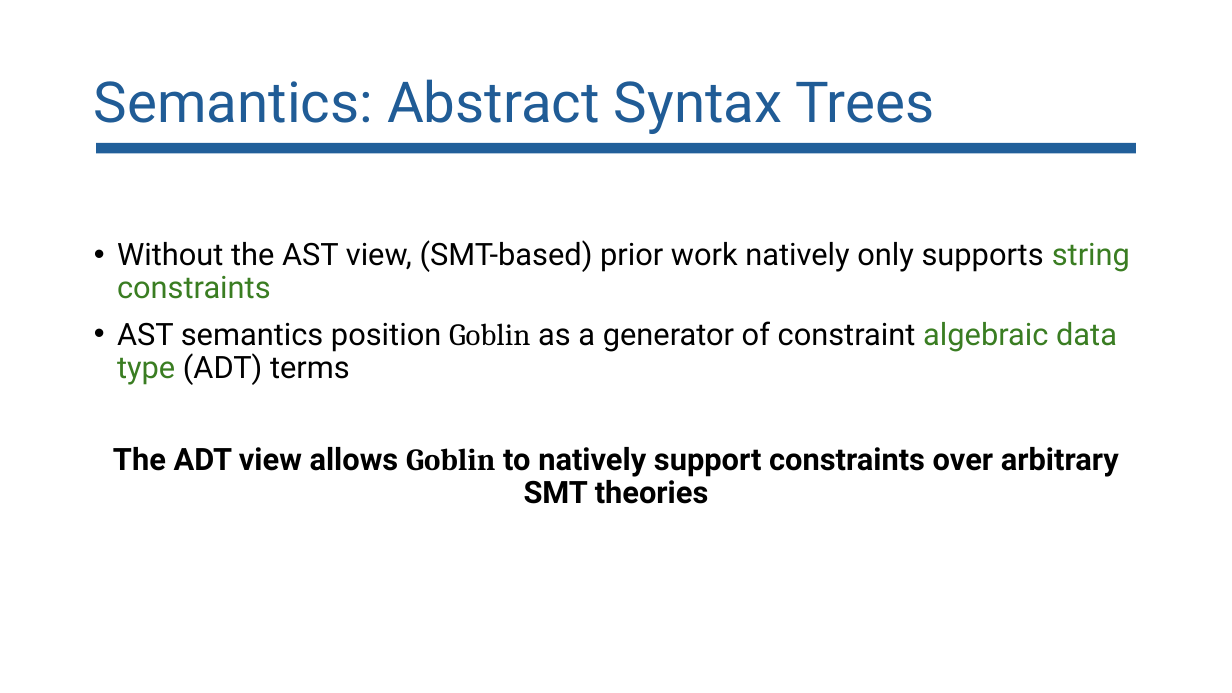
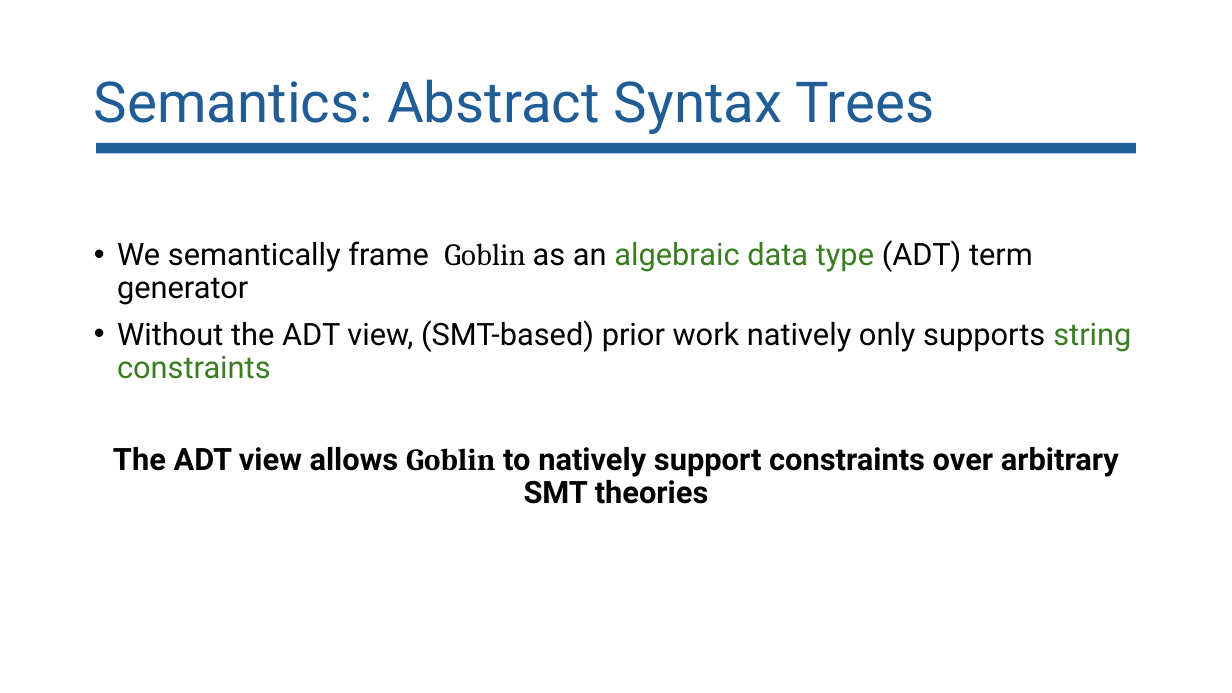
Before and after one commit to lorchrob/goblin_slides, a slide deck: slide 29 of goblin_slides.pptx (slide 28 before the commit). Drawn at 1232x693 pixels with LibreOffice and Linux fonts; fonts in the diff are those of the drawing. Boxes give left, top, right and bottom in pixels: in the first picture for what was removed or moved away, otherwise in the second. Text is boxed around its words. In the diff, an @@ line names an element or a change of style, - is before the commit and + after.

```diff
--- a/goblin_slides.pptx
+++ b/goblin_slides.pptx
@@ text at box(117, 240, 1131, 379): text changed @@
-• Without the AST view, (SMT-based) prior work natively only supports string constraints
-• AST semantics position Goblin as a generator of constraint algebraic data type (ADT) terms
+• We semantically frame Goblin as an algebraic data type (ADT) term generator
+• Without the ADT view, (SMT-based) prior work natively only supports string constraints
```
Also in this commit, not shown: 25 other slides changed, 1 slide added.
